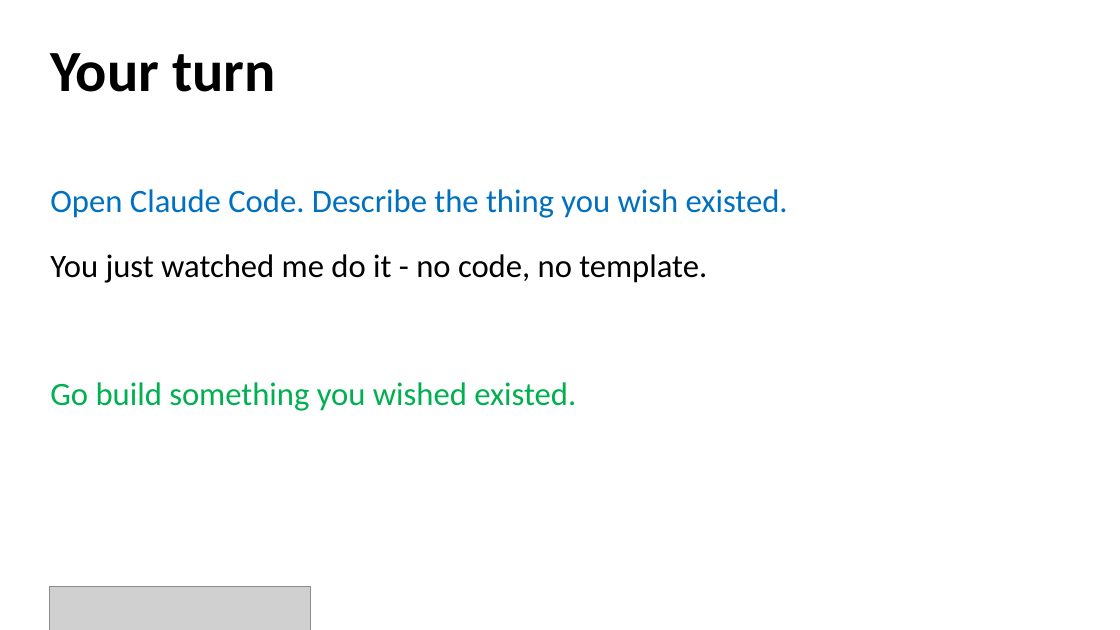
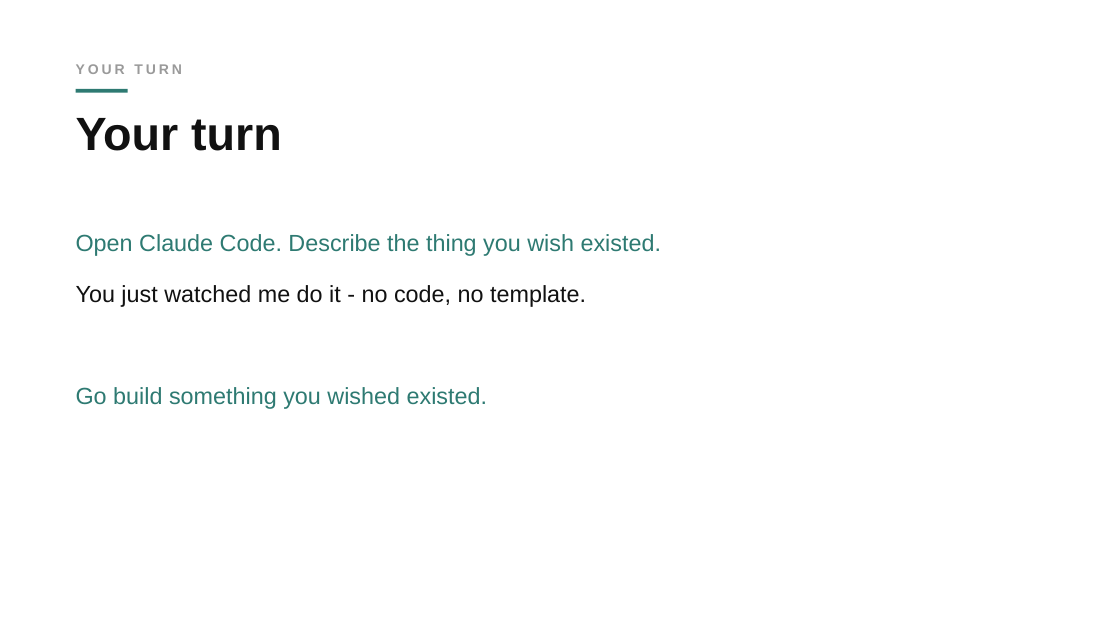
Before and after one commit to batuhan-gundogdu/uchicago-claude-code-workshop, a slide deck: slide 17 of deck/workshop.pptx. Drawn at 1120x630 pixels with LibreOffice and Linux fonts; fonts in the diff are those of the drawing; grey boxes stand for pictures. Boxes give left, top, right and bottom in pixels: in the first picture for what was removed or moved away, otherwise in the second. Text is boxed around its words. In the diff, an @@ line names an element or a change of style, - is before the commit and + after.

Commit message:
Restyle workshop deck to minimalist 'simple' look
Rewrite theme.js: white space, Avenir Next, small gray uppercase
micro-labels with a short teal rule, bold black titles, a faint
watermark word on the cover, and a single muted-teal accent (drops the
UChicago footer/phoenix and the blue/green/maroon semantic palette;
emphasis -> teal, punchlines -> black bold, labels -> gray). Add
kickers and a cover watermark in build.js.

```diff
--- a/deck/workshop.pptx
+++ b/deck/workshop.pptx
@@ text at <box>76,64,182,74</box>: text changed; size 50 to 12 pt; font Calibri to Arial; text colour #000000 to #9A9A9A @@
-Your turn
+YOUR TURN
@@ rectangle added at <box>76,89,128,92</box>, fill #2E7A72 @@
@@ text added at <box>76,118,282,151</box>, 40 pt, text #111111, bold @@
+Your turn
@@ text "Open Claude Code. Describe the ...": place and size @@
-text "Open Claude Code. Describe the ..." at <box>50,189,788,411</box>
+text "Open Claude Code. Describe the ..." at <box>76,234,661,409</box>
@@ text "Open Claude Code. Describe the ..." at <box>76,234,661,409</box>: size 28 to 20 pt, font Calibri to Arial; text colour #0070C0 to #2E7A72 in "Open Claude Code. Describe the thing you ..."; text colour #000000 to #111111 in "You just watched me do it - ..."; text colour #00B050 to #2E7A72 in "Go build something you wished existed."; line spacing 1.1 to 1.15; less space between paragraphs @@
@@ picture removed at <box>50,586,311,630</box> @@
```
Also in this commit, not shown: 16 other slides changed, 2 other files.
